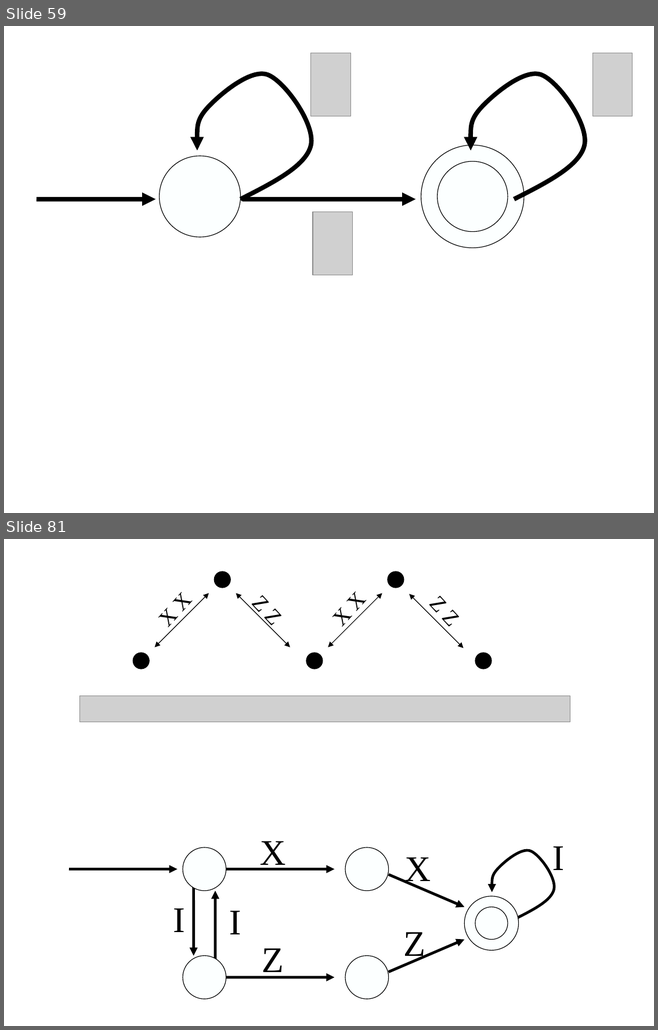
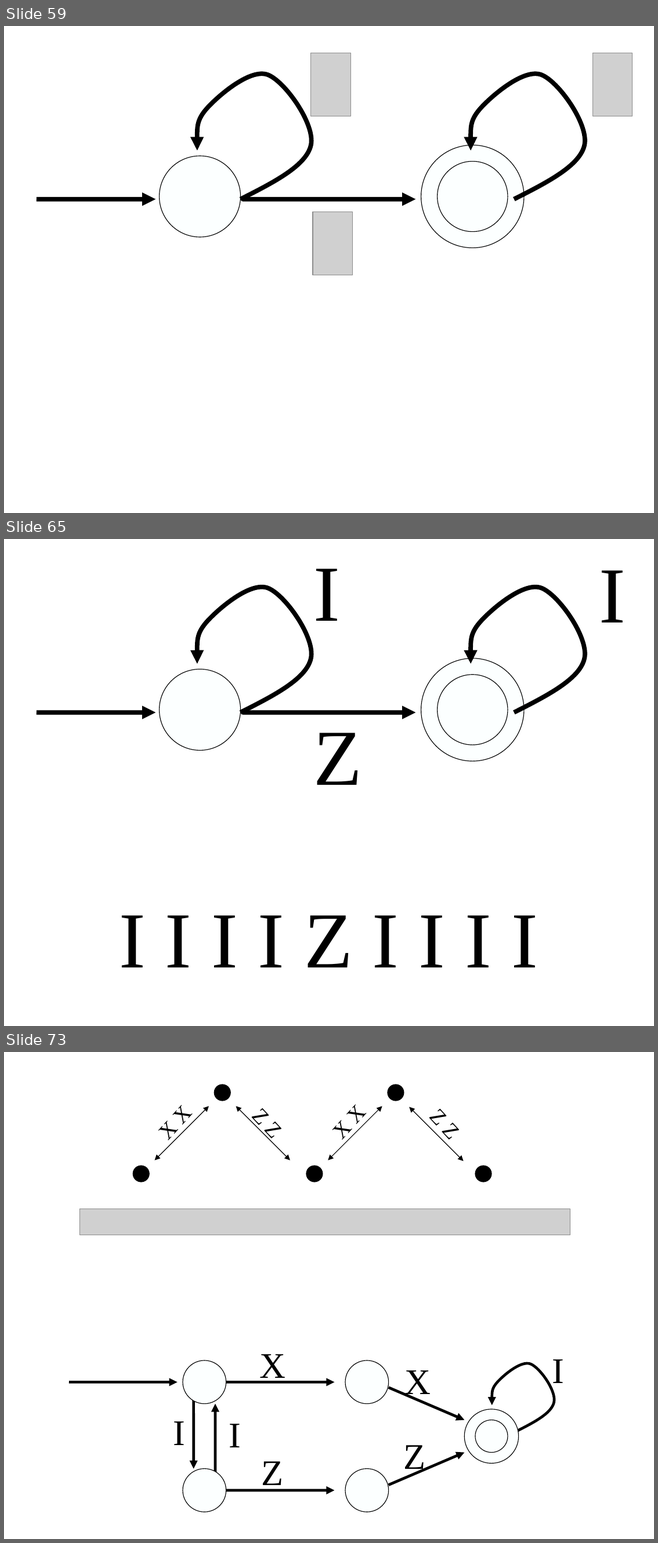
Before and after one commit to gcross/QC-Talks, a slide deck: GeneralExam/WeaponsOfMassSimulation.odp. Shown one above the other, each under a label of ours: slides 59 and 81 before the commit, slides 59, 65 and 73 after it; the slides between them are not shown. The pictures are 658x1030 and 658x1543 pixels, drawn with LibreOffice and Linux fonts; fonts in the diff are those of the drawing; grey boxes stand for pictures; background and template pictures are left out. Boxes give left, top, right and bottom in pixels: in the first picture for what was removed or moved away, otherwise in the second. Text is boxed around its words. In the diff, an @@ line names an element or a change of style, - is before the commit and + after.

```diff
--- a/GeneralExam/WeaponsOfMassSimulation.odp
+++ b/GeneralExam/WeaponsOfMassSimulation.odp
@@ slide 65 added at bbox=[4, 539, 654, 1026], background picture (left out) @@
@@ text added at bbox=[314, 569, 340, 621], 88 pt, text #000000 @@
+I
@@ text added at bbox=[599, 570, 626, 623], 88 pt, text #000000 @@
+I
@@ freeform shape added at bbox=[197, 582, 315, 712], outline #000000 4.99 pt @@
@@ freeform shape added at bbox=[470, 582, 589, 712], outline #000000 4.99 pt @@
@@ ellipse added at bbox=[421, 658, 524, 761], fill #FCFFFF, outline #000000 0.74 pt @@
@@ ellipse added at bbox=[159, 669, 241, 750], fill #FCFFFF, outline #000000 0.74 pt @@
@@ ellipse added at bbox=[437, 675, 507, 745], fill #FCFFFF, outline #000000 0.74 pt @@
@@ arrow added from (36, 712) to (155, 712), #000000 4.99 pt @@
@@ arrow added from (242, 712) to (415, 712), #000000 4.99 pt @@
@@ text added at bbox=[314, 733, 362, 785], 88 pt, text #000000 @@
+Z
@@ text added at bbox=[119, 915, 538, 968], 88 pt, text #000000 @@
+I I I I Z I I I I
@@ what was slide 81 is now slide 73 @@
```
Also in this commit, not shown: 12 slides changed, 29 slides removed.
